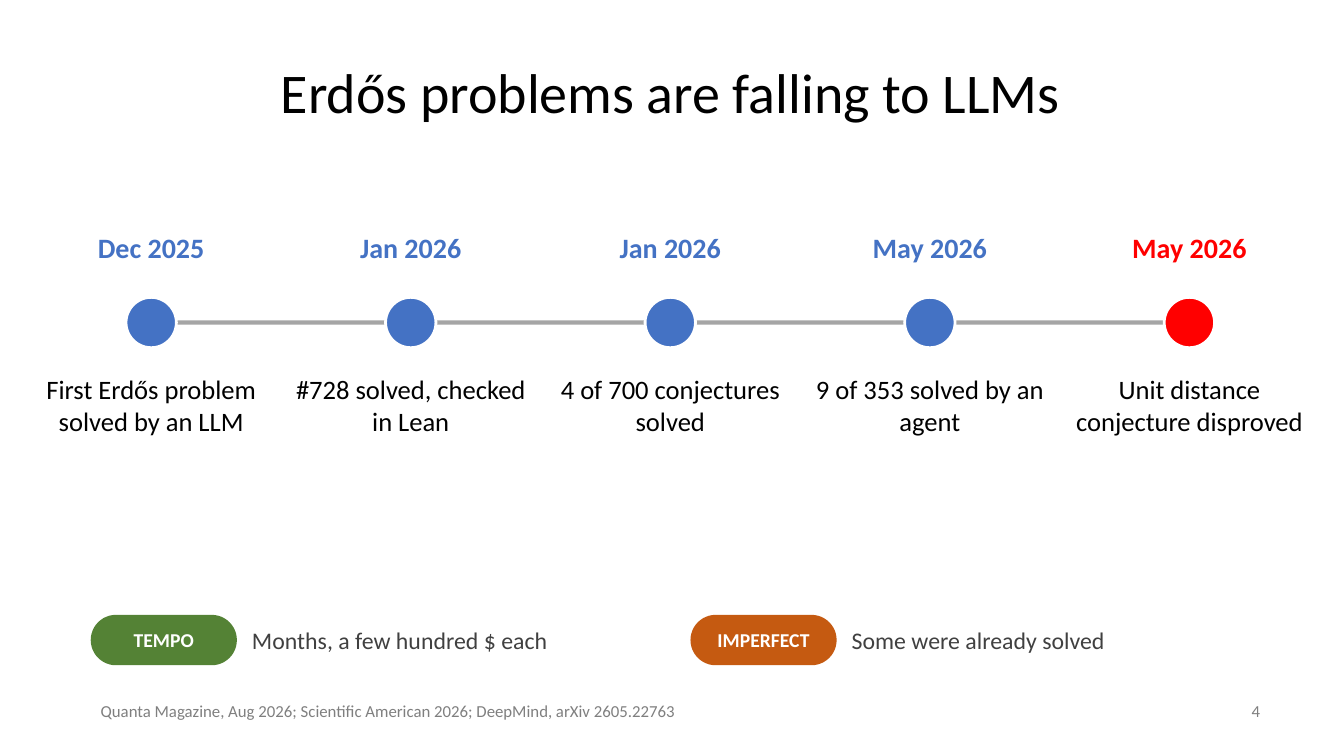
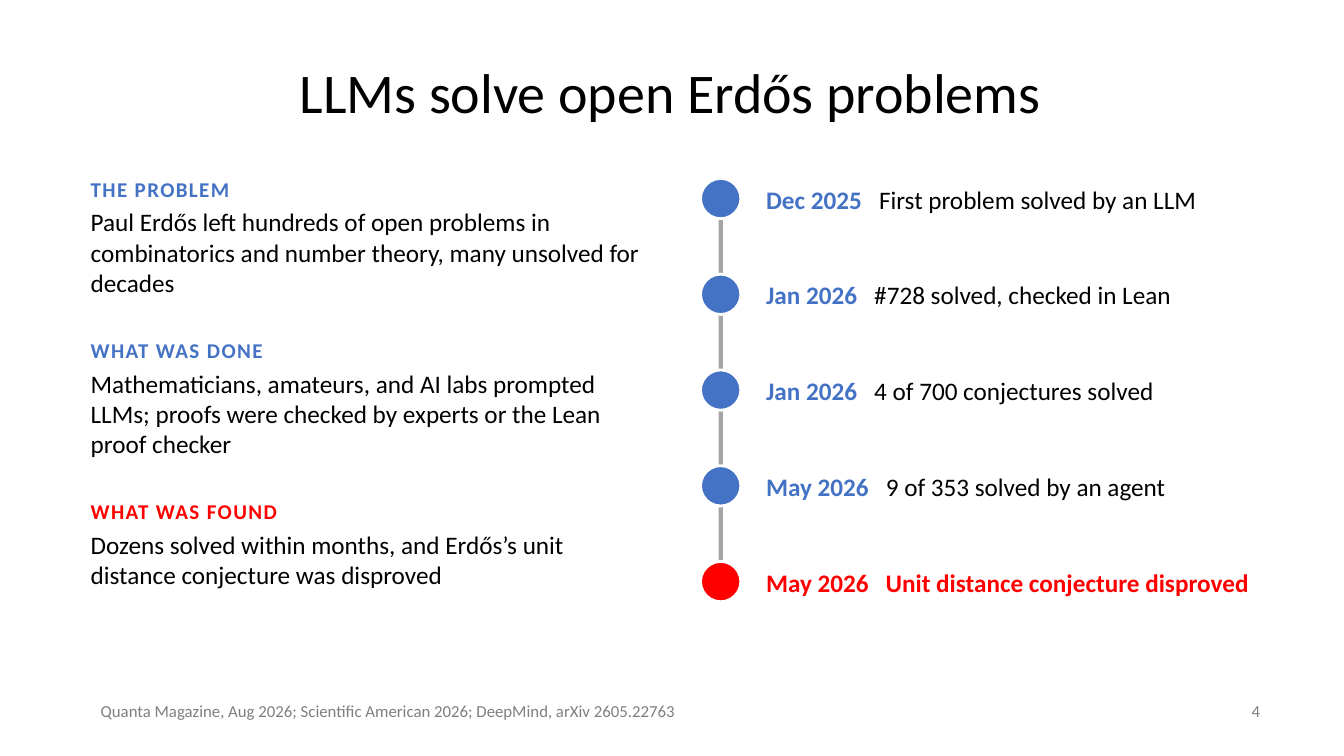
Before and after one commit to gexijin/slides, a slide deck: slide 4 of LLM discoveries.pptx. Drawn at 1344x756 pixels with LibreOffice and Linux fonts; fonts in the diff are those of the drawing. Boxes give left, top, right and bottom in pixels: in the first picture for what was removed or moved away, otherwise in the second. Text is boxed around its words. In the diff, an @@ line names an element or a change of style, - is before the commit and + after.

```diff
--- a/LLM discoveries.pptx
+++ b/LLM discoveries.pptx
@@ title at bbox=[300, 74, 1040, 122]: text changed @@
-Erdős problems are falling to LLMs
+LLMs solve open Erdős problems
@@ ellipse: place and size @@
-ellipse at bbox=[645, 297, 696, 348]
+ellipse at bbox=[701, 178, 741, 219]
@@ text added at bbox=[91, 183, 229, 197], 15 pt, text #4472C4, bold @@
+THE PROBLEM
@@ line added from (721, 197) to (721, 590), #A5A5A5 3 pt @@
@@ text at bbox=[766, 191, 1196, 213]: text changed; size 19 to 18 pt @@
-First Erdős problem solved by an LLM
+Dec 2025 First problem solved by an LLM
@@ text added at bbox=[91, 213, 639, 293], 18 pt, text #000000 @@
+Paul Erdős left hundreds of open problems in combinatorics and number theory, many unsolved for decades
@@ text removed at bbox=[98, 239, 205, 258] @@
-Dec 2025
@@ text removed at bbox=[360, 239, 461, 258] @@
-Jan 2026
@@ text removed at bbox=[620, 239, 721, 258] @@
-Jan 2026
@@ text removed at bbox=[873, 239, 987, 263] @@
-May 2026
@@ text removed at bbox=[1132, 239, 1247, 263] @@
-May 2026
@@ ellipse removed at bbox=[386, 297, 437, 348] @@
@@ ellipse: place and size @@
-ellipse at bbox=[904, 297, 955, 348]
+ellipse at bbox=[701, 274, 741, 315]
@@ text at bbox=[766, 286, 1170, 307]: text changed; size 19 to 18 pt @@
-#728 solved, checked in Lean
+Jan 2026 #728 solved, checked in Lean
@@ line removed from (151, 323) to (1190, 323) @@
@@ text added at bbox=[91, 344, 263, 358], 15 pt, text #4472C4, bold @@
+WHAT WAS DONE
@@ text added at bbox=[91, 375, 600, 457], 18 pt, text #000000 @@
+Mathematicians, amateurs, and AI labs prompted LLMs; proofs were checked by experts or the Lean proof checker
@@ ellipse: place and size @@
-ellipse at bbox=[126, 297, 176, 348]
+ellipse at bbox=[701, 370, 741, 410]
@@ text at bbox=[766, 382, 1153, 405]: text changed; size 19 to 18 pt @@
-4 of 700 conjectures solved
+Jan 2026 4 of 700 conjectures solved
@@ ellipse: place and size @@
-ellipse at bbox=[1165, 297, 1215, 348]
+ellipse at bbox=[701, 466, 741, 506]
@@ ellipse at bbox=[701, 466, 741, 506]: fill #FF0000 to #4472C4 @@
@@ text at bbox=[766, 478, 1165, 501]: text changed; size 19 to 18 pt @@
-9 of 353 solved by an agent
+May 2026 9 of 353 solved by an agent
@@ text added at bbox=[91, 505, 277, 519], 15 pt, text #FF0000, bold @@
+WHAT WAS FOUND
@@ text added at bbox=[91, 536, 564, 589], 18 pt, text #000000 @@
+Dozens solved within months, and Erdős’s unit distance conjecture was disproved
@@ ellipse added at bbox=[701, 562, 741, 602], fill #FF0000, outline #FFFFFF 2 pt @@
@@ vertical alignment top to middle in 5 elements at bbox=[766, 478, 1165, 501], bbox=[766, 382, 1153, 405], bbox=[766, 286, 1170, 307], bbox=[766, 191, 1196, 213], bbox=[766, 574, 1248, 597] @@
@@ text at bbox=[766, 574, 1248, 597]: text changed; size 19 to 18 pt; text colour #000000 to #FF0000; bold on @@
-Unit distance conjecture disproved
+May 2026 Unit distance conjecture disproved
@@ rounded rectangle removed at bbox=[91, 615, 237, 665] @@
@@ rounded rectangle removed at bbox=[691, 615, 837, 665] @@
@@ text removed at bbox=[134, 634, 194, 647] @@
-TEMPO
@@ text removed at bbox=[252, 632, 547, 652] @@
-Months, a few hundred $ each
@@ text removed at bbox=[717, 634, 809, 647] @@
-IMPERFECT
@@ text removed at bbox=[852, 632, 1104, 653] @@
-Some were already solved
```
Also in this commit, not shown: 8 other slides changed, 5 slides added, 4 slides removed.
